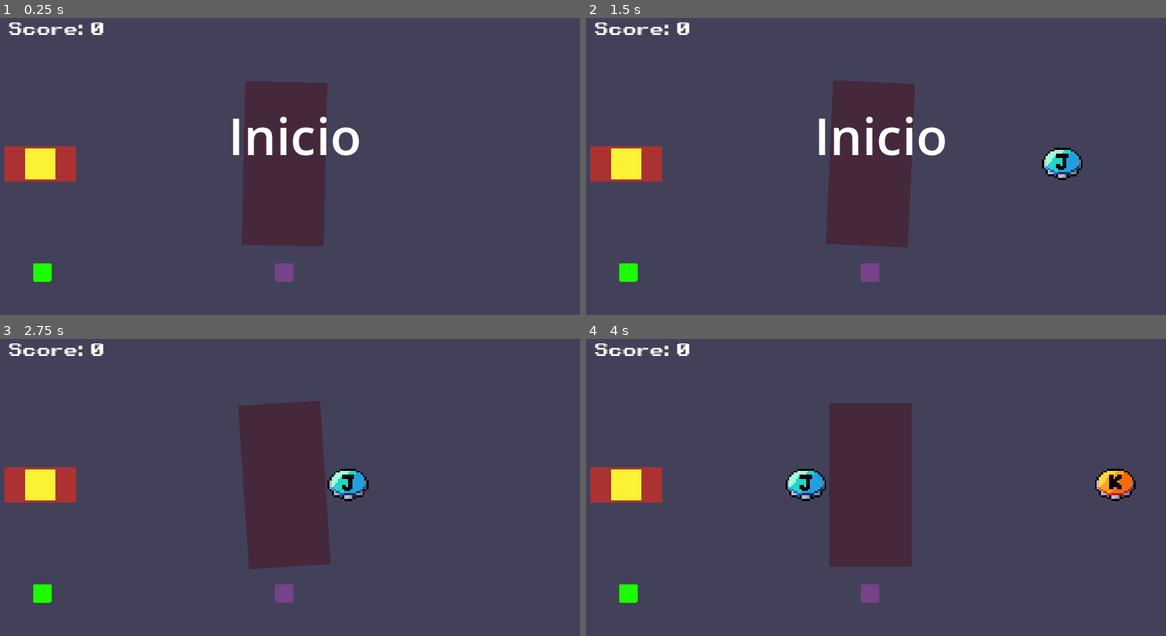
Above: before the commit, frames 1-4 (two rows, left to right).
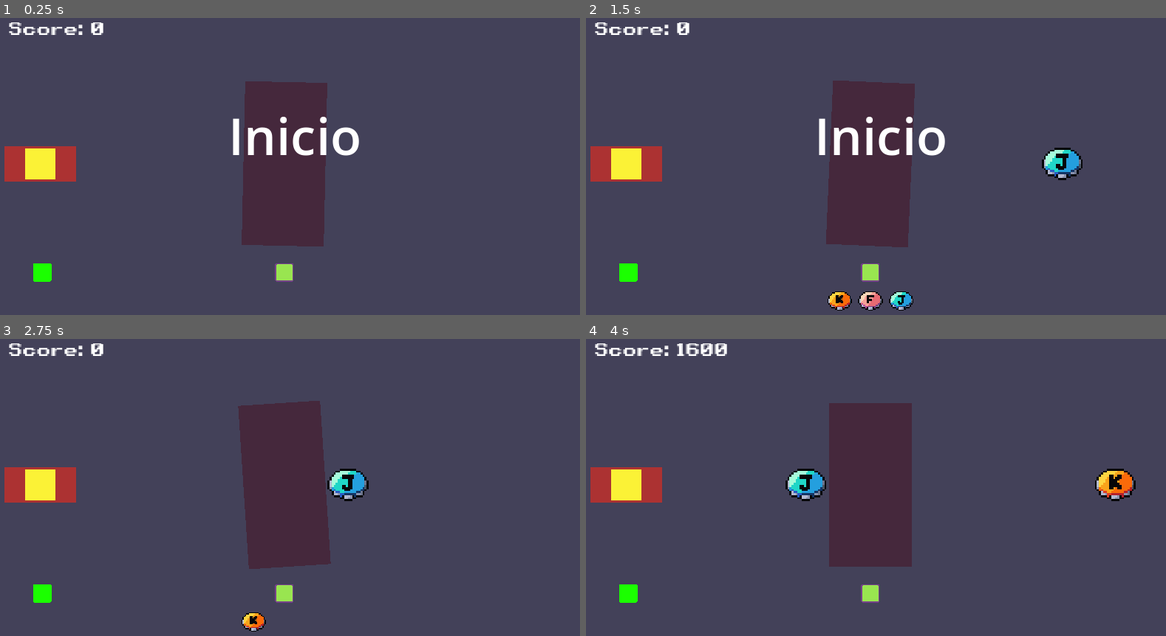
Above: after the commit, the same moments.

Repository: Yuri-amaralsantos/gameRitmo
Game: Godot game, scene res://Scenes/scene_test/scene_test.tscn
Two runs of this game, one before a commit and one after it. Both use one fixed random seed, a clock stepped at 60 frames per second and the inputs below.
Inputs:
- Up to frame 1 (0.25 s): no input
- Up to frame 2 (1.5 s): tap Space (Combo) at 0.6 s; tap D (Internote1) at 0.8, 1.35 s
- Up to frame 3 (2.75 s): tap F (Internote2) at 1.55, 2.1 s; tap J (Internote3) at 2.3 s
- Up to frame 4 (4 s): tap J (Internote3) at 2.85 s; tap K (Internote4) at 3.05, 3.6 s; tap Space (Combo) at 3.8 s

The runs differ from the first frame. In frame 1, 0.2% of the frame differs, in the area x 47-51%, y 82-89%; in frame 2, 0.8%, in the area x 41-57%, y 82-99%; in frame 3, 0.4%; in frame 4, 0.4%.

Commit message:
t

Diff:
--- a/Scenes/character/character.tscn
+++ b/Scenes/character/character.tscn
@@ -41,6 +41,21 @@
 "change_pose": SubResource("Animation_f6xbo")
 }
 
+[sub_resource type="Animation" id="Animation_qwfo2"]
+length = 0.001
+tracks/0/type = "value"
+tracks/0/imported = false
+tracks/0/enabled = true
+tracks/0/path = NodePath("Sprite2D:rotation")
+tracks/0/interp = 1
+tracks/0/loop_wrap = true
+tracks/0/keys = {
+"times": PackedFloat32Array(0),
+"transitions": PackedFloat32Array(1),
+"update": 0,
+"values": [0.0]
+}
+
 [sub_resource type="Animation" id="Animation_oaemo"]
 resource_name = "movement"
 length = 4.0
@@ -57,21 +72,6 @@
 "transitions": PackedFloat32Array(1, 1, 1, 1, 1),
 "update": 0,
 "values": [0.0, 0.0872665, 0.0, -0.0872665, 0.0]
-}
-
-[sub_resource type="Animation" id="Animation_qwfo2"]
-length = 0.001
-tracks/0/type = "value"
-tracks/0/imported = false
-tracks/0/enabled = true
-tracks/0/path = NodePath("Sprite2D:rotation")
-tracks/0/interp = 1
-tracks/0/loop_wrap = true
-tracks/0/keys = {
-"times": PackedFloat32Array(0),
-"transitions": PackedFloat32Array(1),
-"update": 0,
-"values": [0.0]
 }
 
 [sub_resource type="AnimationLibrary" id="AnimationLibrary_c3mfl"]
--- a/Scenes/combo/combo.gd
+++ b/Scenes/combo/combo.gd
@@ -16,7 +16,9 @@
 var note_1_name: String = ""
 var note_2_name: String = ""
 var note_3_name: String = ""
-var intenotes_name: Array = ["Internote1", "Internote2", "Internote3", "Internote4", ]
+var internotes_name: Array = ["Internote1", "Internote2", "Internote3", "Internote4"]
+var intenotes_name_default: Array = ["Internote1", "Internote2", "Internote3", "Internote4"]
+var wrong_note_finded: bool = false
 
 const INTERNOTE_1 = preload("res://Scenes/internote/internote_1.tscn")
 const INTERNOTE_2 = preload("res://Scenes/internote/internote_2.tscn")
@@ -35,12 +37,28 @@
 	active_combo()
 	combo_cleared()
 	wrong_key_pressed()
+	wrong_note_finder()
 
 func wrong_key_pressed() -> void:
-	#if (Input.is_action_just_pressed(note_1_name)) or (Input.is_action_just_pressed(note_2_name)) or (Input.is_action_just_pressed(note_3_name)) and GameManager.combo_activated:
-		#print("nice")
-	pass
+	if GameManager.combo_activated == true and wrong_note_finded == true:
+		print(internotes_name[0])
+		if Input.is_action_just_pressed(internotes_name[0]):
+			on_combo_failed()
+			reset_wrong_note_finder()
 
+func reset_wrong_note_finder() -> void:
+	internotes_name.clear()
+	internotes_name = intenotes_name_default
+	wrong_note_finded = false
+
+func wrong_note_finder() -> void:
+	if GameManager.combo_activated == true and wrong_note_finded == false:
+		for i in range(1, 4):
+			internotes_name.erase("note_%s_name" % i)
+			print(internotes_name.find("note_%s_name" % i))
+			print(internotes_name.size())
+		if internotes_name.size() == 1:
+			wrong_note_finded == true
 
 func on_combo_failed() -> void:
 	GameManager.reset_combo_percentage()
@@ -49,7 +67,8 @@
 	reset_combo()
 
 func refresh_combo_cooldown() -> void:
-	combo_cooldown.value = GameManager.combo_percentage
+	combo_cooldown.value = 100
+	#GameManager.combo_percentage
 
 func combo_cleared() -> void:
 	if note_1_on_tree == false and note_2_on_tree == false and note_3_on_tree == false and GameManager.combo_activated:
@@ -58,6 +77,7 @@
 		GameManager.reset_combo_percentage()
 		internotes_added = false
 		reset_combo()
+		reset_wrong_note_finder()
 
 func reset_combo() -> void:
 	GameManager.combo_is_possible = false
@@ -78,10 +98,10 @@
 		"note_3":
 			note_3.add_child(new_note)
 
-func add_new_internotes() -> void: ## ARRUMAR RANDOMIZADOR DUPLICADO
+func add_new_internotes() -> void:
 	if internotes_added == false:
 		internotes.shuffle()
-		for i in range(0, 4):
+		for i in range(1, 4):
 			instantiate_new_internote(internotes[i], "note_%s" % i)
 		internotes_added = true
 
@@ -102,32 +122,32 @@
 
 
 func _on_note_1_child_exiting_tree(node: Node) -> void:
+	note_1_name = ""
 	note_1_on_tree = false
 
 
 func _on_note_2_child_exiting_tree(node: Node) -> void:
+	note_2_name = ""
 	note_2_on_tree = false
 
 
 func _on_note_3_child_exiting_tree(node: Node) -> void:
+	note_3_name = ""
 	note_3_on_tree = false
 
 
 
 
 func _on_note_1_child_entered_tree(node: Node) -> void:
-	print(node.name)
 	note_1_name = node.name
 	note_1_on_tree = true
 
 
 func _on_note_2_child_entered_tree(node: Node) -> void:
-	print(node.name)
 	note_1_name = node.name
 	note_2_on_tree = true
 
 
 func _on_note_3_child_entered_tree(node: Node) -> void:
-	print(node.name)
 	note_1_name = node.name
 	note_3_on_tree = true
--- a/project.godot
+++ b/project.godot
@@ -119,6 +119,10 @@
 "events": [Object(InputEventKey,"resource_local_to_scene":false,"resource_name":"","device":-1,"window_id":0,"alt_press …(195 unchanged characters)…
 ]
 }
+NOTHING={
+"deadzone": 0.5,
+"events": []
+}
 
 [rendering]
 
